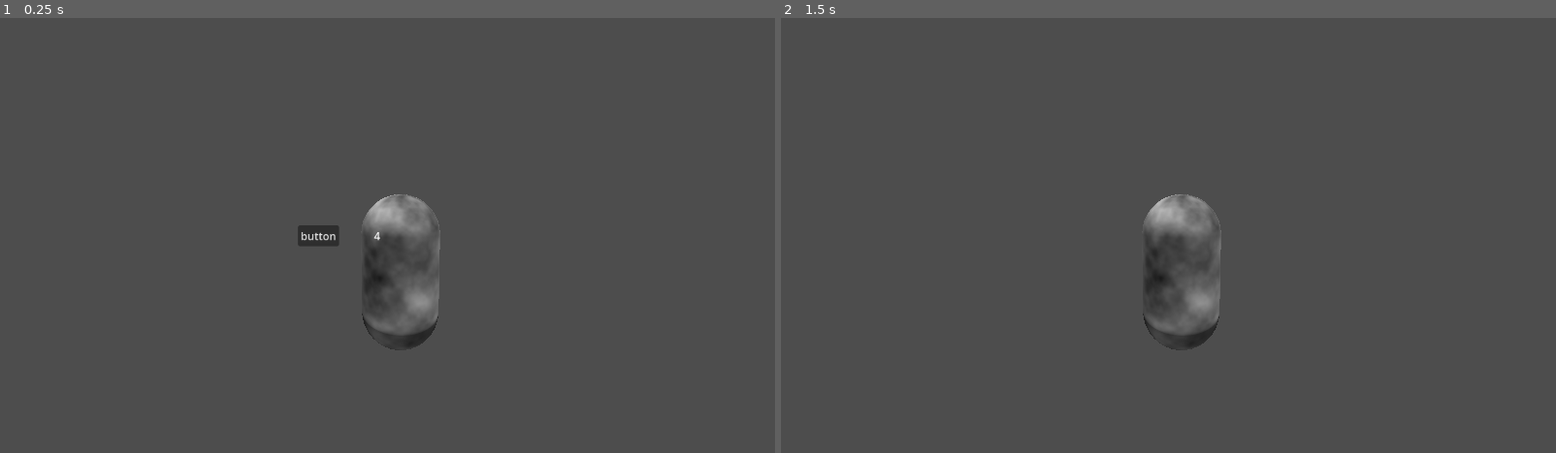
Above: before the commit, frames 1-2 (left to right).
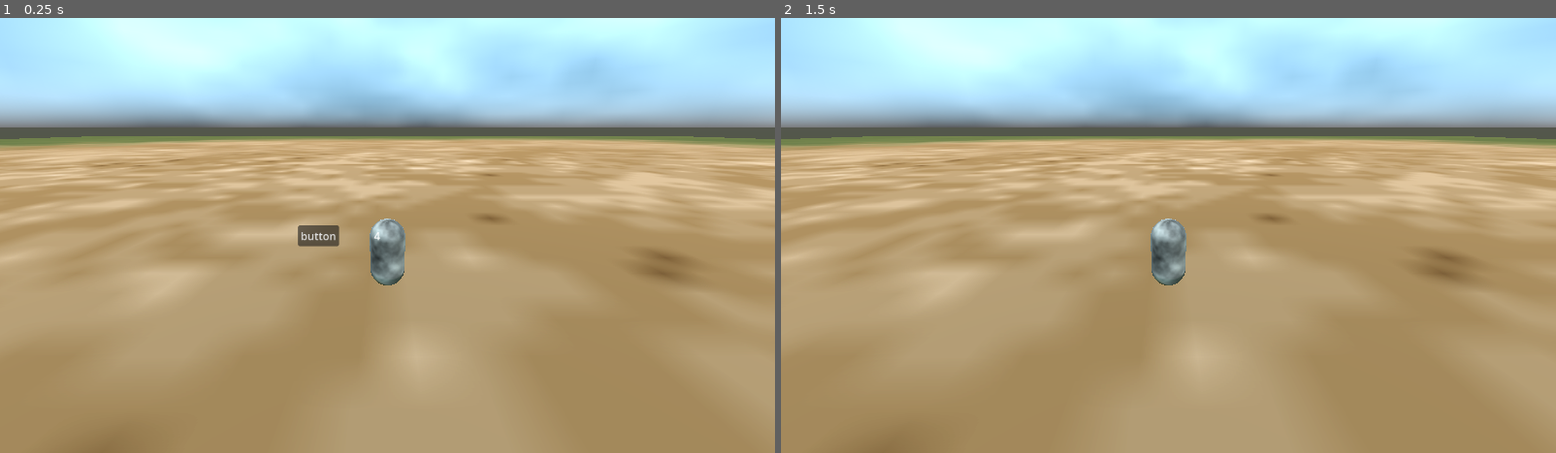
Above: after the commit, the same moments.

Repository: ludovino/BuiltToScale2024
Game: Godot game, scene res://battle/battle_scene.tscn
The game is run twice, just before and just after one commit, with the same random seed, the same clock (stepped at 60 frames per second) and the same inputs. Before the commit the project starts from res://default_scene.tscn.
Inputs:
- Up to frame 1 (0.25 s): no input
- Up to frame 2 (1.5 s): click "button" at 0.5 s; tap Enter at 1.25 s

The runs differ from the first frame. In frame 1, 98% of the frame differs, in the area x 0-100%, y 0-100%; in frame 2, 98%.

Commit message:
doll up default scene

Diff:
--- /dev/null
+++ b/battle/battle_scene.tscn
@@ -0,0 +1,77 @@
+[gd_scene load_steps=15 format=3 uid="uid://yavtuvbed3fv"]
+
+[ext_resource type="Script" path="res://global_scripts/battle.gd" id="1_gisox"]
+[ext_resource type="PackedScene" uid="uid://dndy3wxgd4f41" path="res://example/push_the_button.tscn" id="2_rpkcf"]
+[ext_resource type="Texture2D" uid="uid://ymeav3v4k8rf" path="res://battle/textures/grasstemp.png" id="3_6htwh"]
+
+[sub_resource type="FastNoiseLite" id="FastNoiseLite_cpqc4"]
+noise_type = 5
+
+[sub_resource type="NoiseTexture2D" id="NoiseTexture2D_j3uis"]
+noise = SubResource("FastNoiseLite_cpqc4")
+
+[sub_resource type="StandardMaterial3D" id="StandardMaterial3D_n3b78"]
+albedo_texture = SubResource("NoiseTexture2D_j3uis")
+
+[sub_resource type="CapsuleMesh" id="CapsuleMesh_n7jla"]
+material = SubResource("StandardMaterial3D_n3b78")
+
+[sub_resource type="FastNoiseLite" id="FastNoiseLite_yejbq"]
+noise_type = 4
+frequency = 0.22
+fractal_octaves = 3
+
+[sub_resource type="NoiseTexture2D" id="NoiseTexture2D_k266c"]
+width = 128
+height = 128
+seamless = true
+seamless_blend_skirt = 0.606
+noise = SubResource("FastNoiseLite_yejbq")
+
+[sub_resource type="ProceduralSkyMaterial" id="ProceduralSkyMaterial_kuvt1"]
+sky_top_color = Color(0.5612, 0.78246, 0.92, 1)
+sky_horizon_color = Color(0.237162, 0.24361, 0.25379, 1)
+sky_curve = 0.0284197
+sky_cover = SubResource("NoiseTexture2D_k266c")
+sky_cover_modulate = Color(1, 1, 1, 0.368627)
+ground_bottom_color = Color(0.290196, 0.333333, 0.184314, 1)
+ground_horizon_color = Color(0.328157, 0.34, 0.3026, 1)
+ground_curve = 0.113137
+sun_angle_max = 24.15
+sun_curve = 0.0861525
+use_debanding = false
+
+[sub_resource type="Sky" id="Sky_txaos"]
+sky_material = SubResource("ProceduralSkyMaterial_kuvt1")
+radiance_size = 2
+
+[sub_resource type="Environment" id="Environment_wxkck"]
+background_mode = 2
+sky = SubResource("Sky_txaos")
+
+[sub_resource type="StandardMaterial3D" id="StandardMaterial3D_iel6c"]
+albedo_texture = ExtResource("3_6htwh")
+
+[sub_resource type="PlaneMesh" id="PlaneMesh_tk1tq"]
+material = SubResource("StandardMaterial3D_iel6c")
+size = Vector2(300, 300)
+
+[node name="Battle" type="Node3D"]
+script = ExtResource("1_gisox")
+minigame_scenes = Array[PackedScene]([ExtResource("2_rpkcf")])
+
+[node name="MeshInstance3D" type="MeshInstance3D" parent="."]
+transform = Transform3D(1, 0, 0, 0, 1, 0, 0, 0, 1, 0, 1, 0)
+mesh = SubResource("CapsuleMesh_n7jla")
+
+[node name="Camera3D" type="Camera3D" parent="."]
+transform = Transform3D(1, 0, 0, 0, 0.934067, 0.357097, 0, -0.357097, 0.934067, 0, 4.37181, 7.43862)
+
+[node name="WorldEnvironment" type="WorldEnvironment" parent="."]
+environment = SubResource("Environment_wxkck")
+
+[node name="DirectionalLight3D" type="DirectionalLight3D" parent="."]
+transform = Transform3D(1, 0, 0, 0, 0.280951, 0.959722, 0, -0.959722, 0.280951, 0, 3.21532, 3.35144)
+
+[node name="Floor" type="MeshInstance3D" parent="."]
+mesh = SubResource("PlaneMesh_tk1tq")
--- a/default_scene.tscn
+++ /dev/null
@@ -1,35 +0,0 @@
-[gd_scene load_steps=8 format=3 uid="uid://yavtuvbed3fv"]
-
-[ext_resource type="Script" path="res://global_scripts/battle.gd" id="1_b140e"]
-[ext_resource type="PackedScene" uid="uid://dndy3wxgd4f41" path="res://example/push_the_button.tscn" id="2_xyx0q"]
-
-[sub_resource type="FastNoiseLite" id="FastNoiseLite_cpqc4"]
-noise_type = 5
-
-[sub_resource type="NoiseTexture2D" id="NoiseTexture2D_j3uis"]
-noise = SubResource("FastNoiseLite_cpqc4")
-
-[sub_resource type="StandardMaterial3D" id="StandardMaterial3D_n3b78"]
-albedo_texture = SubResource("NoiseTexture2D_j3uis")
-
-[sub_resource type="CapsuleMesh" id="CapsuleMesh_n7jla"]
-material = SubResource("StandardMaterial3D_n3b78")
-
-[sub_resource type="Environment" id="Environment_wxkck"]
-
-[node name="Battle" type="Node3D"]
-script = ExtResource("1_b140e")
-minigame_scenes = Array[PackedScene]([ExtResource("2_xyx0q")])
-
-[node name="MeshInstance3D" type="MeshInstance3D" parent="."]
-transform = Transform3D(1, 0, 0, 0, 1, 0, 0, 0, 1, 0.164272, 1.32378, -9.53674e-07)
-mesh = SubResource("CapsuleMesh_n7jla")
-
-[node name="Camera3D" type="Camera3D" parent="."]
-transform = Transform3D(1, 0, 0, 0, 0.994647, 0.103331, 0, -0.103331, 0.994647, 0, 2.17477, 3.60789)
-
-[node name="WorldEnvironment" type="WorldEnvironment" parent="."]
-environment = SubResource("Environment_wxkck")
-
-[node name="DirectionalLight3D" type="DirectionalLight3D" parent="."]
-transform = Transform3D(1, 0, 0, 0, 0.280951, 0.959722, 0, -0.959722, 0.280951, 0, 3.21532, 3.35144)
--- a/project.godot
+++ b/project.godot
@@ -11,7 +11,7 @@
 [application]
 
 config/name="BuiltToScale"
-run/main_scene="res://default_scene.tscn"
+run/main_scene="res://battle/battle_scene.tscn"
 config/features=PackedStringArray("4.3", "GL Compatibility")
 config/icon="res://icon.svg"
 
Binary file added: battle/textures/bush.png
Not shown, added: battle/textures/bush.png.import
Binary file added: battle/textures/grasstemp.png
Not shown, added: battle/textures/grasstemp.png.import
Binary file added: battle/textures/leaves.png
Not shown, added: battle/textures/leaves.png.import
Binary file added: battle/textures/tree.png
Not shown, added: battle/textures/tree.png.import
